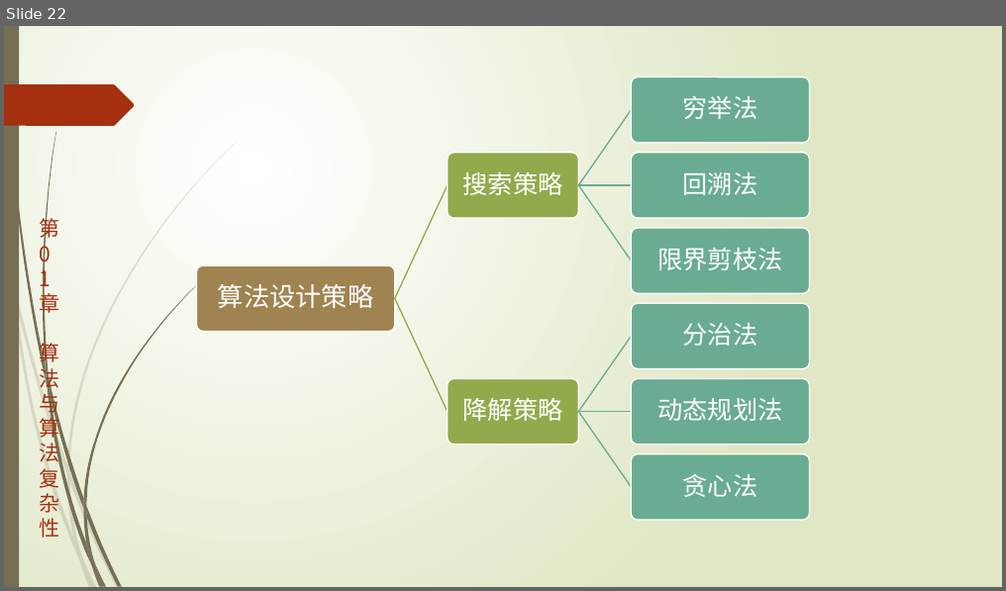
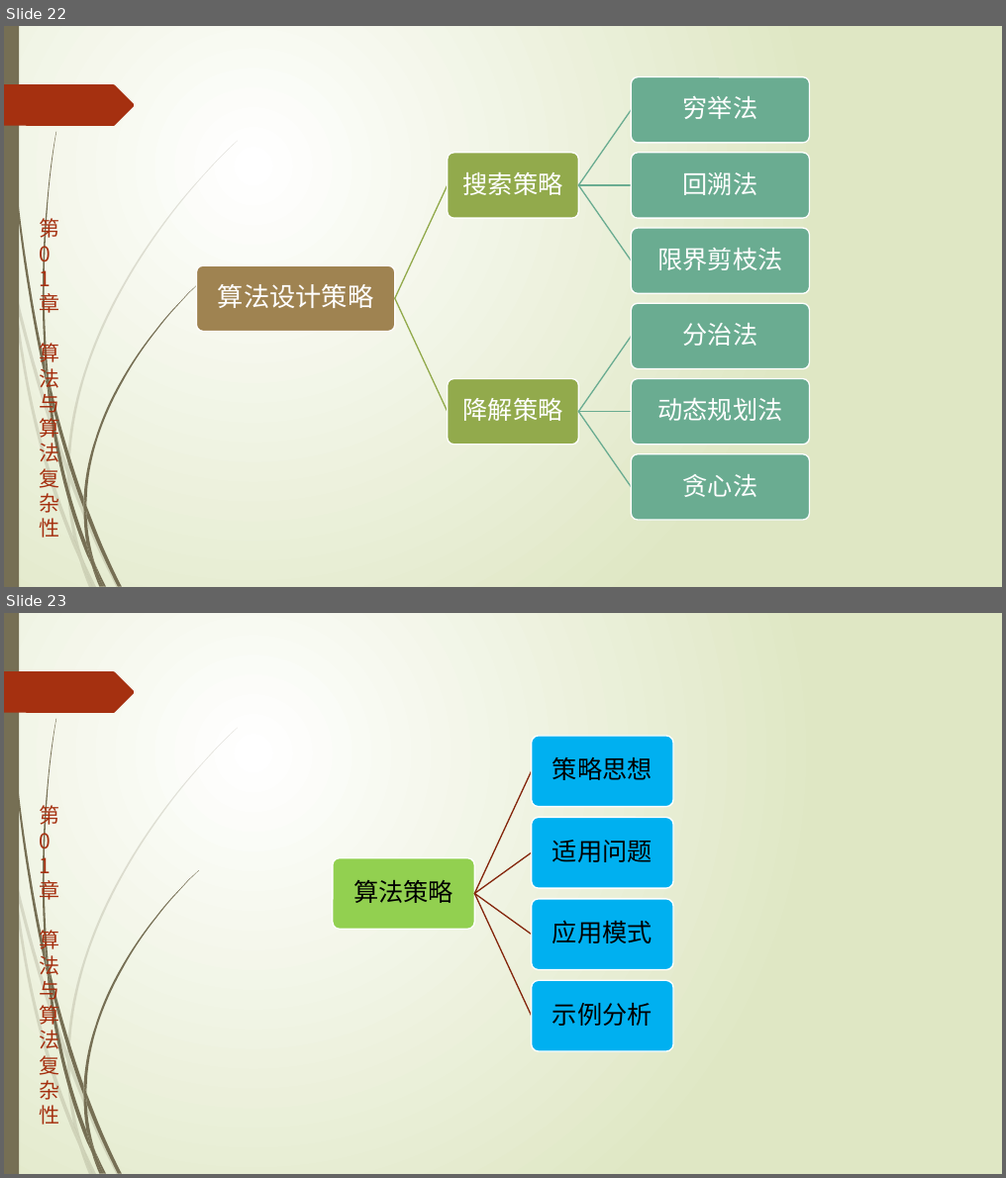
Before and after one commit to TeacherPeng/AlgorithmDesign, a slide deck: 教案/第01章.算法与算法复杂性.pptx. Shown one above the other, each under a label of ours: slide 22 before the commit, slides 22 and 23 after it. The pictures are 1006x591 and 1006x1178 pixels, drawn with LibreOffice and Linux fonts; fonts in the diff are those of the drawing. Boxes give left, top, right and bottom in pixels: in the first picture for what was removed or moved away, otherwise in the second. Text is boxed around its words. In the diff, an @@ line names an element or a change of style, - is before the commit and + after.

```diff
--- a/教案/第01章.算法与算法复杂性.pptx
+++ b/教案/第01章.算法与算法复杂性.pptx
@@ slide 23 added at bbox=[4, 613, 1002, 1174], background gradient #FFFFFF to #DFE8C4; not listed: 25 template elements that a slide beside it also shows @@
@@ group added at bbox=[333, 736, 674, 1052]: 5 rounded rectangles, 5 texts, 4 freeform shapes @@
+算法策略
+策略思想
+适用问题
+应用模式
+示例分析
```
